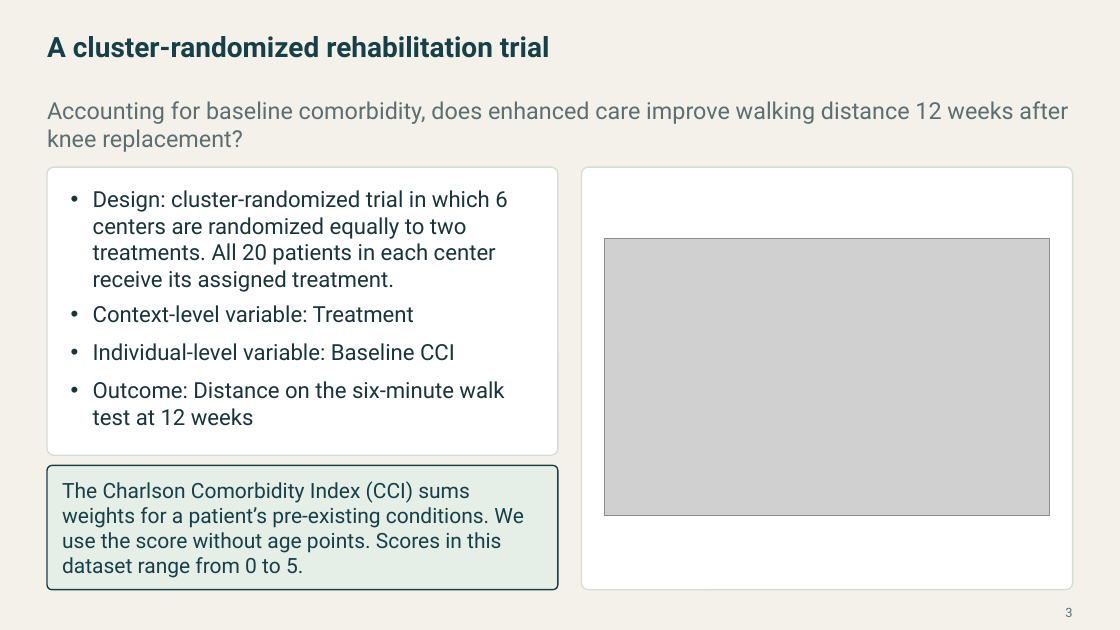
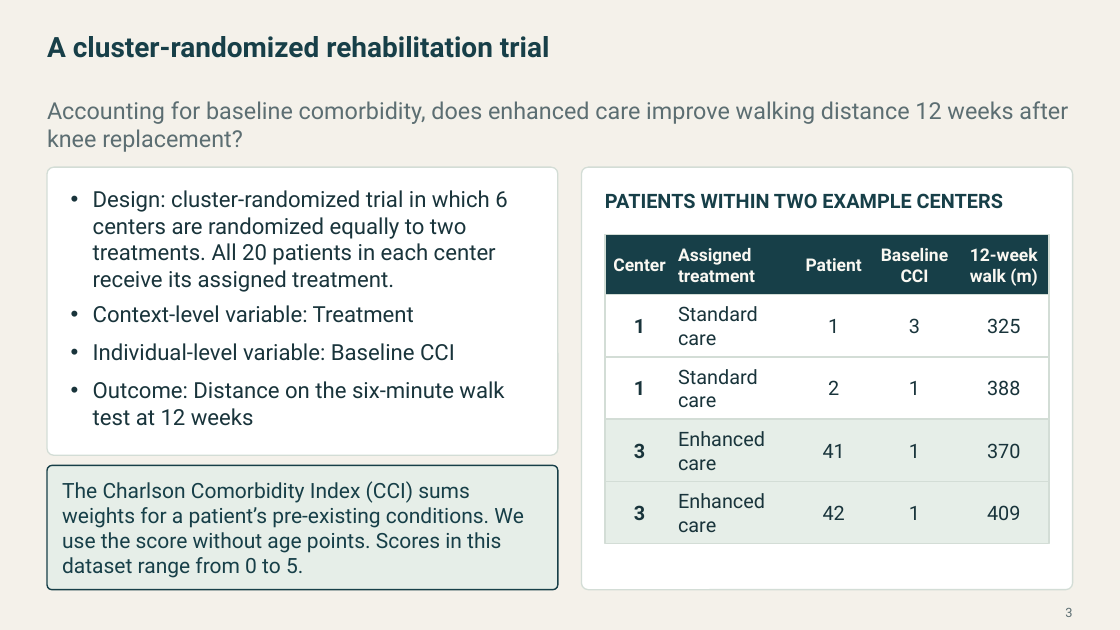
Before and after one commit to Postmus/BeyondMLR, a slide deck: slide 3 of lectures_2627/week3/Beyond_MLR_Week_3.pptx. Drawn at 1120x630 pixels with LibreOffice and Linux fonts; fonts in the diff are those of the drawing; grey boxes stand for pictures. Boxes give left, top, right and bottom in pixels: in the first picture for what was removed or moved away, otherwise in the second. Text is boxed around its words. In the diff, an @@ line names an element or a change of style, - is before the commit and + after.

Commit message:
revised material week 3

```diff
--- a/lectures_2627/week3/Beyond_MLR_Week_3.pptx
+++ b/lectures_2627/week3/Beyond_MLR_Week_3.pptx
@@ text added at <box>605,193,1003,209</box>, 17 pt, text #173F48, bold @@
+PATIENTS WITHIN TWO EXAMPLE CENTERS
@@ picture removed at <box>605,239,1049,515</box> @@
@@ rectangle added at <box>605,234,1049,295</box>, fill #173F48, outline #D3DDD6 1.1 pt @@
@@ text added at <box>613,258,665,271</box>, 15 pt, text #FAF8F2, bold @@
+Center
@@ text added at <box>678,248,755,282</box>, 15 pt, text #FAF8F2, bold @@
+Assigned
+treatment
@@ text added at <box>806,258,862,271</box>, 15 pt, text #FAF8F2, bold @@
+Patient
@@ text added at <box>881,248,948,282</box>, 15 pt, text #FAF8F2, bold @@
+Baseline
+CCI
@@ text added at <box>970,248,1038,286</box>, 15 pt, text #FAF8F2, bold @@
+12-week
+walk (m)
@@ rectangle added at <box>605,295,1049,357</box>, fill #FFFFFF, outline #D3DDD6 1.1 pt @@
@@ text added at <box>634,319,645,333</box>, 17 pt, text #19343B, bold @@
+1
@@ text added at <box>678,306,758,346</box>, 17 pt, text #19343B @@
+Standard care
@@ text added at <box>828,319,839,333</box>, 17 pt, text #19343B @@
+1
@@ text added at <box>909,318,920,334</box>, 17 pt, text #19343B @@
+3
@@ text added at <box>987,318,1020,334</box>, 17 pt, text #19343B @@
+325
@@ rectangle added at <box>605,357,1049,419</box>, fill #FFFFFF, outline #D3DDD6 1.1 pt @@
@@ text added at <box>634,381,645,395</box>, 17 pt, text #19343B, bold @@
+1
@@ text added at <box>678,369,758,408</box>, 17 pt, text #19343B @@
+Standard care
@@ text added at <box>828,380,839,395</box>, 17 pt, text #19343B @@
+2
@@ text added at <box>909,381,920,395</box>, 17 pt, text #19343B @@
+1
@@ text added at <box>987,380,1020,396</box>, 17 pt, text #19343B @@
+388
@@ rectangle added at <box>605,419,1049,481</box>, fill #E6EEE8, outline #D3DDD6 1.1 pt @@
@@ text added at <box>634,443,645,458</box>, 17 pt, text #19343B, bold @@
+3
@@ text added at <box>678,431,765,470</box>, 17 pt, text #19343B @@
+Enhanced care
@@ text added at <box>823,444,845,458</box>, 17 pt, text #19343B @@
+41
@@ text added at <box>909,444,920,458</box>, 17 pt, text #19343B @@
+1
@@ text added at <box>987,443,1020,458</box>, 17 pt, text #19343B @@
+370
@@ rectangle added at <box>605,481,1049,544</box>, fill #E6EEE8, outline #D3DDD6 1.1 pt @@
@@ text added at <box>634,505,645,520</box>, 17 pt, text #19343B, bold @@
+3
@@ text added at <box>678,493,765,532</box>, 17 pt, text #19343B @@
+Enhanced care
@@ text added at <box>823,505,845,520</box>, 17 pt, text #19343B @@
+42
@@ text added at <box>909,506,920,520</box>, 17 pt, text #19343B @@
+1
@@ text added at <box>987,505,1020,520</box>, 17 pt, text #19343B @@
+409
```
Also in this commit, not shown: 10 other slides changed, 1 slide added, 1 slide removed, 13 other files.
